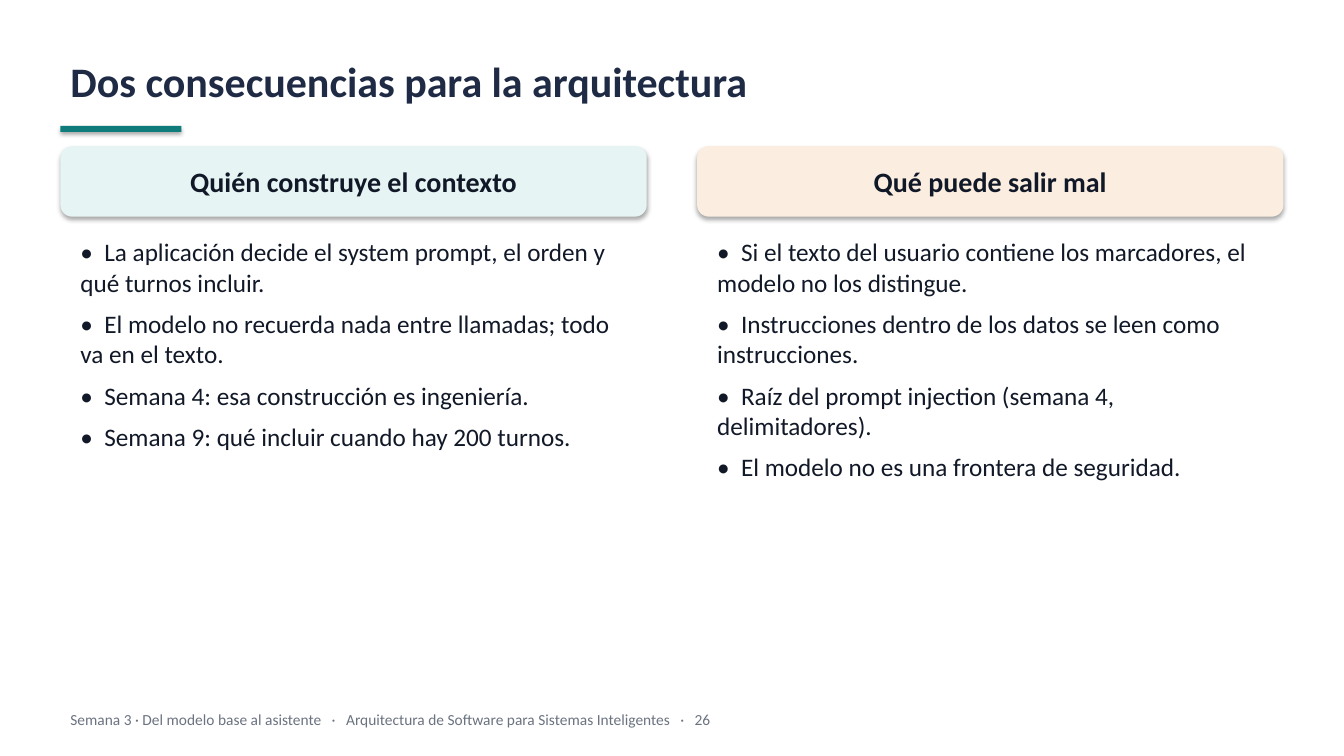
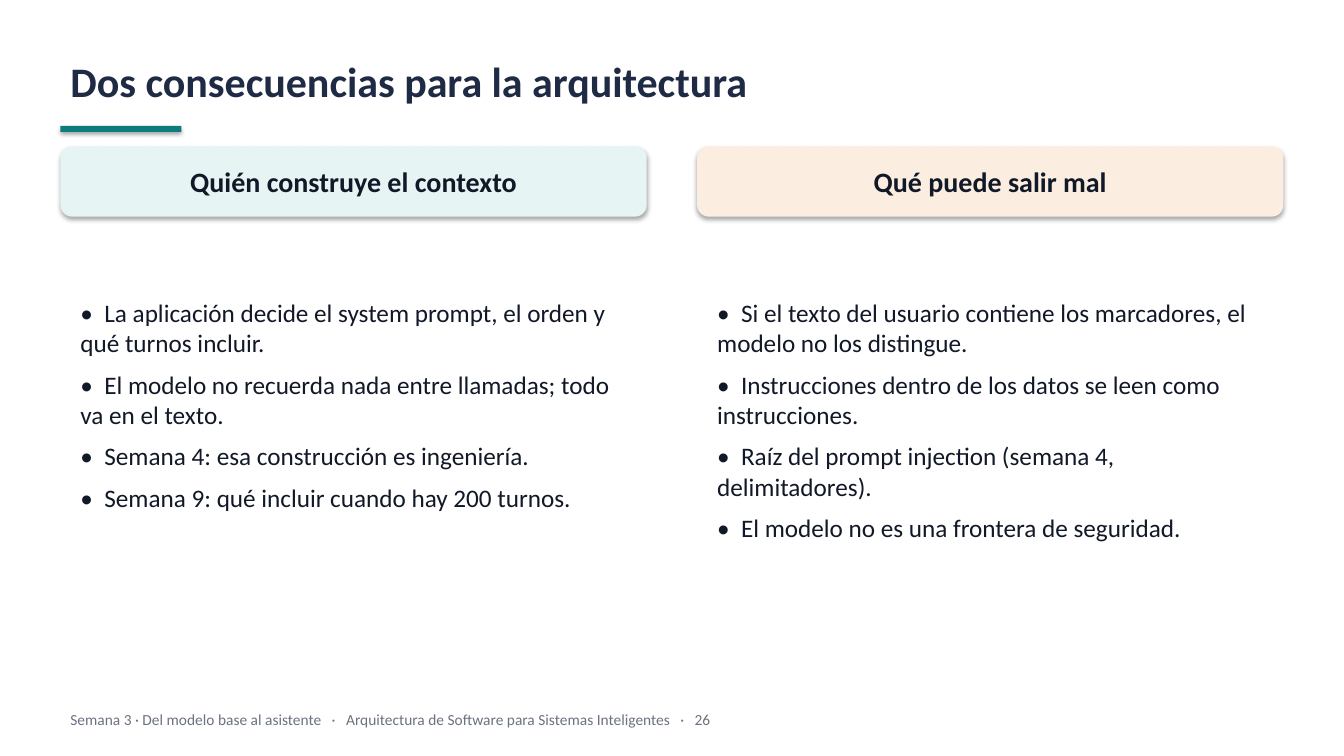
Before and after one commit to JunBarrs24/itm-maestria-llms, a slide deck: slide 25 of week-03/slides/week-03-slides.pptx. Drawn at 1344x756 pixels with LibreOffice and Linux fonts; fonts in the diff are those of the drawing. Boxes give left, top, right and bottom in pixels: in the first picture for what was removed or moved away, otherwise in the second. Text is boxed around its words. In the diff, an @@ line names an element or a change of style, - is before the commit and + after.

```diff
--- a/week-03/slides/week-03-slides.pptx
+++ b/week-03/slides/week-03-slides.pptx
@@ text "• La aplicación decide el ...": place and size @@
-text "• La aplicación decide el ..." at [80,243,609,450]
+text "• La aplicación decide el ..." at [80,304,609,511]
@@ text "• Si el texto del ...": place and size @@
-text "• Si el texto del ..." at [717,243,1245,481]
+text "• Si el texto del ..." at [717,304,1245,542]
```
Also in this commit, not shown: 10 other slides changed, 3 slides removed, 2 other files.
